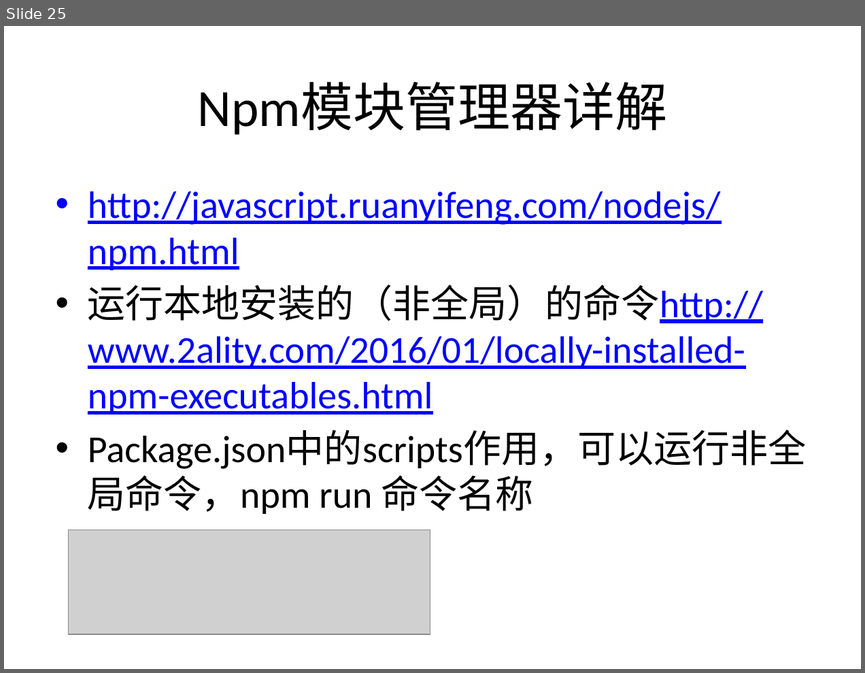
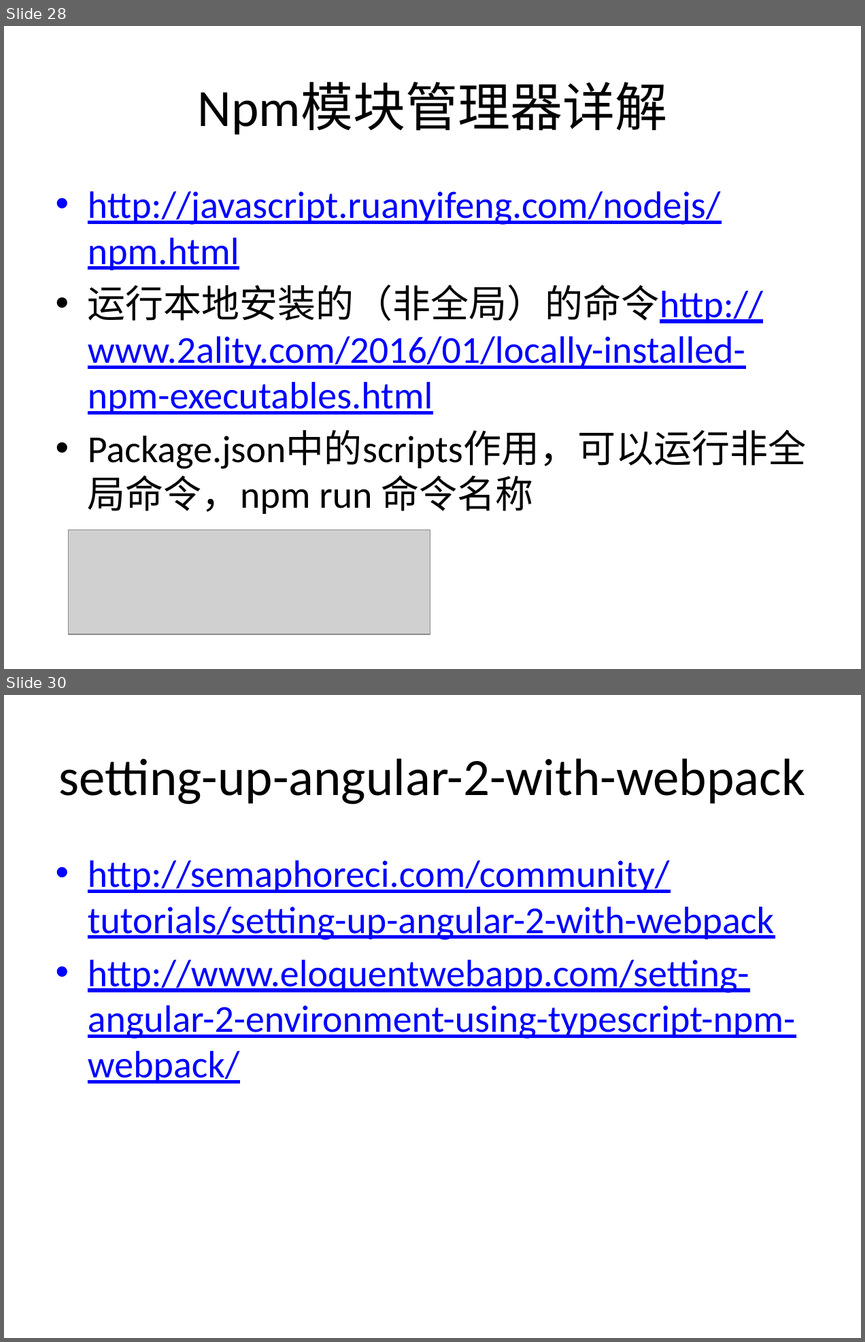
Before and after one commit to jasonLiu001/ng-study-ppt-files, a slide deck: files/Angular2.pptx. Shown one above the other, each under a label of ours: slide 25 before the commit, slides 28 and 30 after it; the slides between them are not shown. The pictures are 865x673 and 865x1342 pixels, drawn with LibreOffice and Linux fonts; fonts in the diff are those of the drawing; grey boxes stand for pictures. Boxes give left, top, right and bottom in pixels: in the first picture for what was removed or moved away, otherwise in the second. Text is boxed around its words. In the diff, an @@ line names an element or a change of style, - is before the commit and + after.

```diff
--- a/files/Angular2.pptx
+++ b/files/Angular2.pptx
@@ slide 30 added at bbox=[4, 695, 861, 1338], background #CBE9CF @@
@@ title added at bbox=[58, 758, 805, 804], 44 pt, text #000000 @@
+setting-up-angular-2-with-webpack
@@ text added at bbox=[88, 860, 795, 1083], 32 pt, text #0000FF, underline @@
+• http://semaphoreci.com/community/tutorials/setting-up-angular-2-with-webpack
+• http://www.eloquentwebapp.com/setting-angular-2-environment-using-typescript-npm-webpack/
@@ what was slide 25 is now slide 28 @@
```
Also in this commit, not shown: 25 other slides changed, 4 other slides added.
